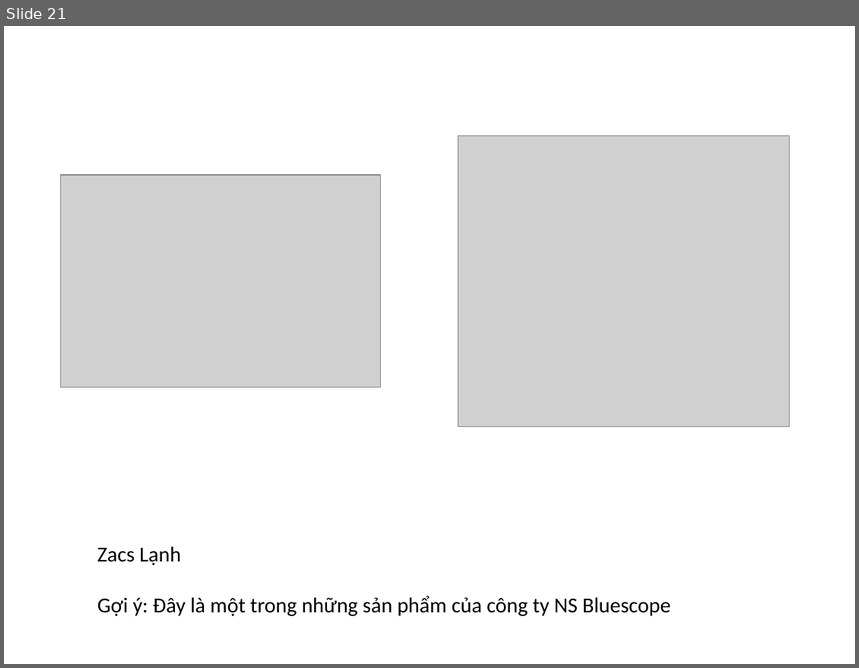
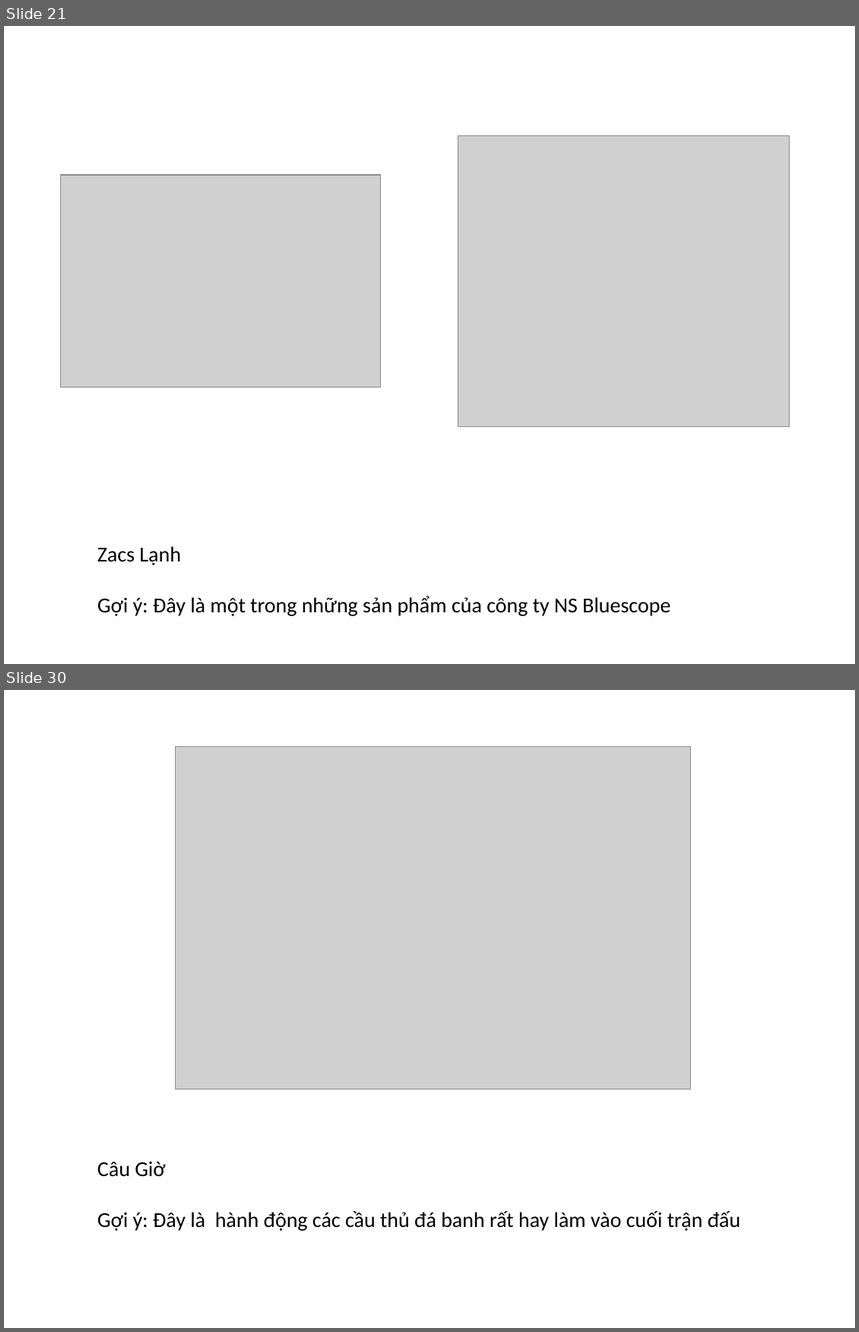
Before and after one commit to takazamy/game-turn-card, a slide deck: Requirement/Data.pptx. Shown one above the other, each under a label of ours: slide 21 before the commit, slides 21 and 30 after it; the slides between them are not shown. The pictures are 859x668 and 859x1332 pixels, drawn with LibreOffice and Linux fonts; fonts in the diff are those of the drawing; grey boxes stand for pictures. Boxes give left, top, right and bottom in pixels: in the first picture for what was removed or moved away, otherwise in the second. Text is boxed around its words. In the diff, an @@ line names an element or a change of style, - is before the commit and + after.

```diff
--- a/Requirement/Data.pptx
+++ b/Requirement/Data.pptx
@@ slide 30 added at (x1=4, y1=690, x2=855, y2=1328), background #FFFFFF @@
@@ picture added at (x1=176, y1=747, x2=691, y2=1090) @@
@@ text added at (x1=97, y1=1162, x2=741, y2=1231), 18 pt, text #000000 @@
+Câu Giờ
+Gợi ý: Đây là hành động các cầu thủ đá banh rất hay làm vào cuối trận đấu
```
Also in this commit, not shown: 1 slide changed, 7 other slides added.
